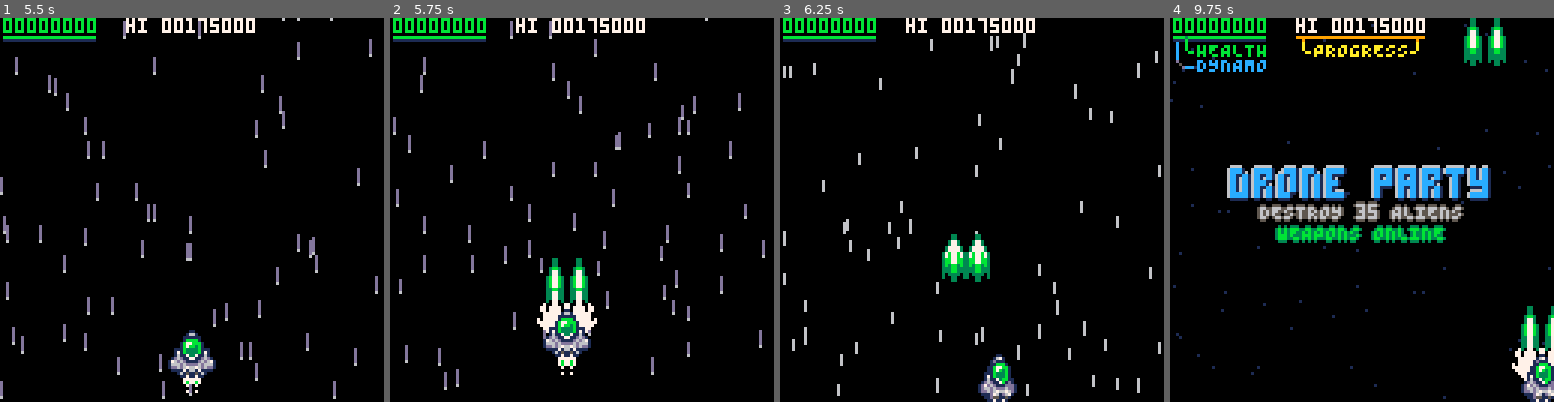
Above: before the commit, frames 1-4 (left to right).
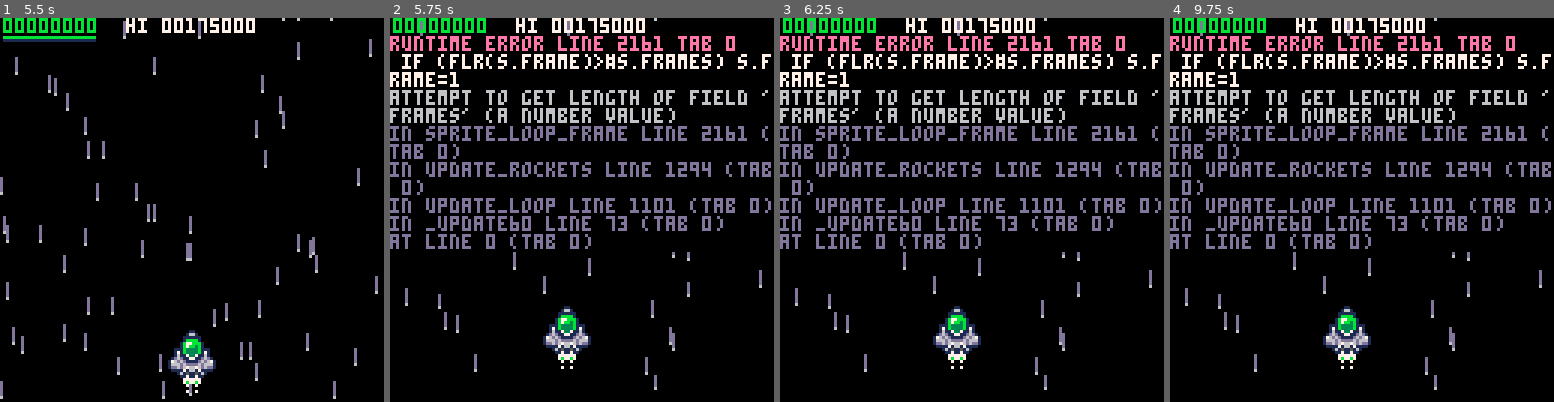
Above: after the commit, the same moments.

Repository: wimpysworld/antsy-alien-attack-pico
Game: PICO-8 cartridge main.p8
The game is run twice, just before and just after one commit, with the same random seed, the same clock (stepped at 60 frames per second) and the same inputs.
Inputs:
- Up to frame 1 (5.5 s): tap X (X key) at 0.33, 1.07, 1.85, 2.97, 4.08, 5.2 s; tap O (Z key) at 0.7, 1.7, 2.1, 2.5, 2.9, 3.3, 3.7, 4.1, 4.5, 4.9, 5.3 s; hold Right 1.6-2.1 s; hold Up 2.15-2.42 s; hold Right 2.47-3.03 s; hold Left 3.08-3.58 s; hold Down 3.63-3.97 s; hold Right 4.02-4.68 s; hold Up 4.73-5.03 s; hold Left from 5.08 s (still down)
- Up to frame 2 (5.75 s): release Left at 5.68 s; tap O (Z key) at 5.7 s; hold Down from 5.73 s (still down)
- Up to frame 3 (6.25 s): release Down at 6.03 s; hold Right from 6.08 s (still down); tap O (Z key) at 6.1 s
- Up to frame 4 (9.75 s): tap X (X key) every 1.12 s from 6.32 to 9.67 s; tap O (Z key) every 0.4 s from 6.5 to 9.7 s; release Right at 6.58 s; hold Right 6.63-7.13 s; hold Up 7.18-7.45 s; hold Right 7.5-8.07 s; hold Left 8.12-8.62 s; hold Down 8.67-9 s; hold Right 9.05-9.72 s

Frame 1 is identical in both runs. In frame 2, 17% of the frame differs, in the area x 0-100%, y 0-97%; in frame 3, 18%; in frame 4, 25%, in the area x 0-100%, y 0-100%.
Error after the commit: runtime error line 2161 tab 0; if (flr(s.frame)>#s.frames) s.frame=1; attempt to get length of field 'frames' (a number value)

Commit message:
chore: remove player triggered smart bombs

Diff:
--- a/main.p8
+++ b/main.p8
@@ -247,14 +247,14 @@
   "",
   "shoot or collide with aliens    ",
   "weapons go offline at hyperspeed",
-  "power ups enhance your ship     ",
-  "a full generator boosts shields ",
-  "smart bombs use generator power ",
+  "power-ups enhance your ship     ",
+  "power-ups charge the dynamo     ",
+  "a full dynamo boosts shields 50%",
  }
 --]]
 
  local help_text=split(
- "the year is 2139.planet earth is,under attack by antsy aliens!, ,one ship. one life. one mission., ,shoot or collide with aliens,weapons go offline at hyperspeed,power ups enhance your ship,a full dynamo boosts ship health,smart bombs use the dynamo power"
+ "the year is 2139.planet earth is,under attack by antsy aliens!, ,one ship. one life. one mission., ,shoot or collide with aliens,weapons go offline at hyperspeed,power-ups enhance your ship,power-ups charge the dynamo,full dynamo adds 50% ship health"
  )
 
  local y=17
@@ -1147,7 +1147,6 @@
   aliens_escaped=0,
   aliens_jammed=0,
   aliens_max=0,
-  player_bombs=0,
   player_pickups=0,
   hud_progress=0,
   hud_target=nil,
@@ -1196,8 +1195,7 @@
 
 function activate_weapons(status)
  for pl in all(players) do
-  pl.bomb_enabled,
-  pl.shot_enabled=status,status
+  pl.shot_enabled=status
  end
  evade=not status
  objective_complete=true
@@ -1360,7 +1358,6 @@
   pl.shields,
   pl.lock_to_screen,
   pl.controls_enabled,
-  pl.bomb_enabled,
   pl.shot_enabled,
   pl.shot_cooldown,
   pl.shot_cooldown_timer,
@@ -1576,16 +1573,6 @@
    pl.x,pl.y=
     mid(-4,pl.x,116),
     mid(0,pl.y,112)
-  end
-
-  //fire smartbomb
-  if btnp(3,controller) then
-   if pl.bomb_enabled and pl.generator>=20 then
-    emit_smartbomb(pl)
-    pl.generator-=20
-   else
-    sound_play(13)
-   end
   end
 
   //fire lazer
Not shown, changed: README.md
